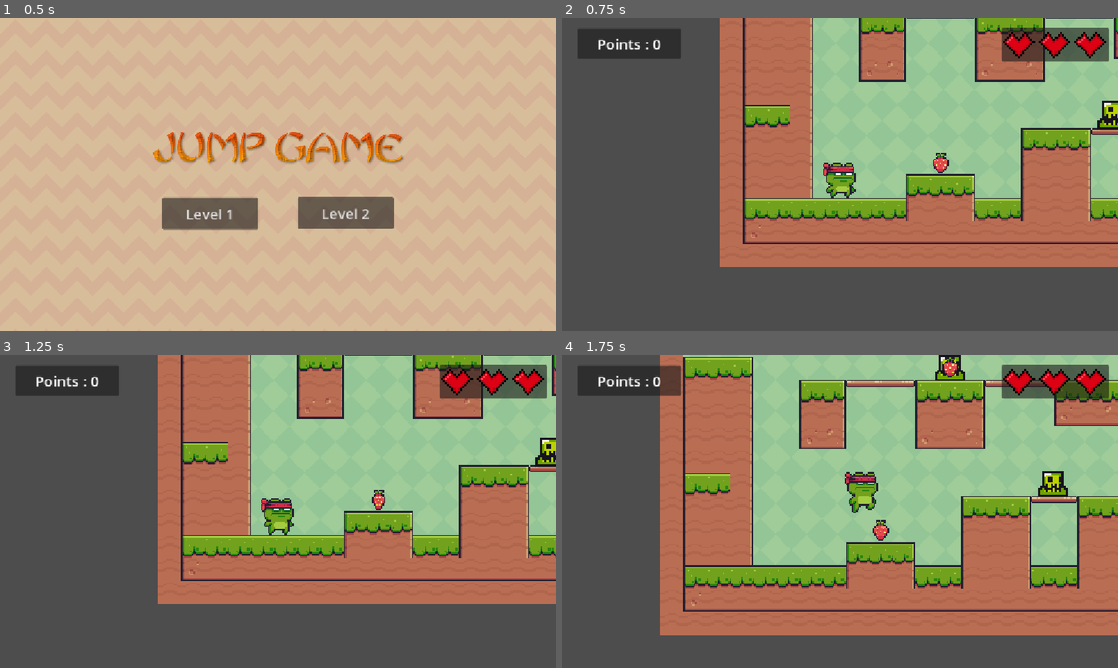
Above: before the commit, frames 1-4 (two rows, left to right).
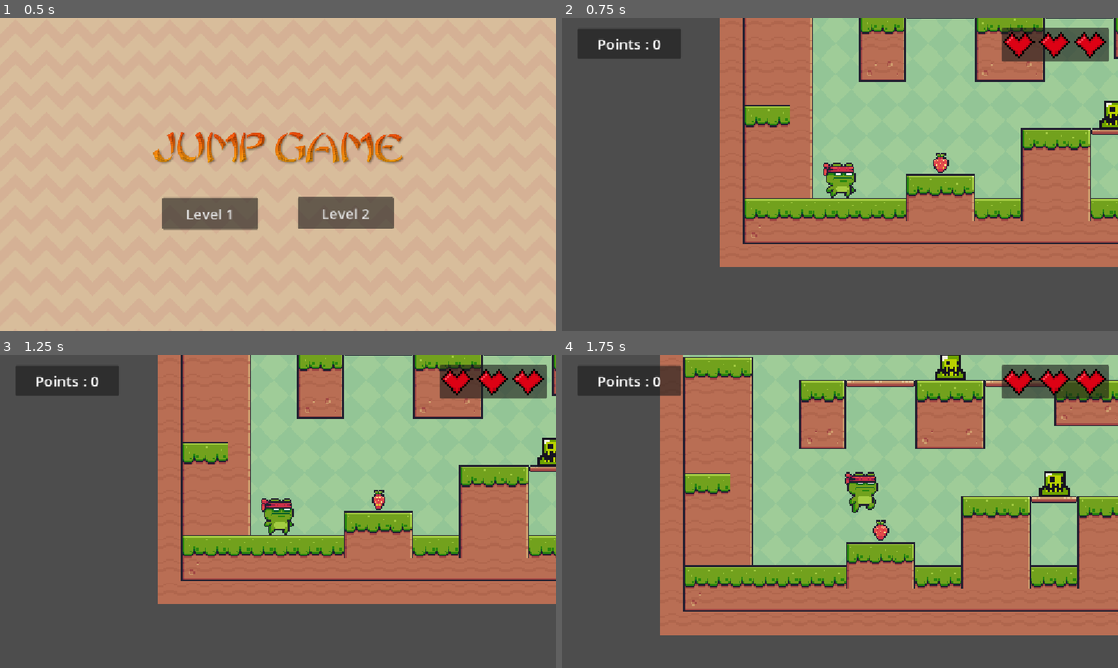
Above: after the commit, the same moments.

Repository: AbbYassine/My_Second
Game: Godot game, scene res://scenes/main_menu.tscn
The game is run twice, just before and just after one commit, with the same random seed, the same clock (stepped at 60 frames per second) and the same inputs.
Inputs:
- Up to frame 1 (0.5 s): no input
- Up to frame 2 (0.75 s): click "Level 1" at 0.5 s
- Up to frame 3 (1.25 s): no input
- Up to frame 4 (1.75 s): hold D (move_right) from 1.28 s (still down); tap Space (jump) at 1.52 s

Frame 1 is identical in both runs. In frame 2, 0.1% of the frame differs, in the area x 96-100%, y 26-36%; in frame 3, 0.1%; in frame 4, 0.4%, in the area x 67-92%, y 0-46%.

Commit message:
i need a pause from this shit

Diff:
--- a/scenes/level1.tscn
+++ b/scenes/level1.tscn
@@ -5,7 +5,6 @@
 [ext_resource type="Texture2D" uid="uid://cqn1g5hwackjm" path="res://assets/Terrain/Terrain (16x16).png" id="3_d3jkd"]
 [ext_resource type="PackedScene" uid="uid://bvjfg1ah8v3ni" path="res://scenes/player.tscn" id="4_u3awl"]
 [ext_resource type="PackedScene" uid="uid://ct886lrb7s7jb" path="res://scenes/straw_berrie.tscn" id="5_2ku1j"]
-[ext_resource type="Script" uid="uid://owo0rv68du44" path="res://scripts/slime.gd" id="6_2ku1j"]
 [ext_resource type="PackedScene" uid="uid://b0ndfr431qsno" path="res://scenes/spikes.tscn" id="6_f31uk"]
 [ext_resource type="PackedScene" uid="uid://qaowblj2g3dh" path="res://scenes/kill_zone.tscn" id="7_gnai3"]
 [ext_resource type="PackedScene" uid="uid://c30n1oe87vte3" path="res://scenes/end_tropphy.tscn" id="8_i8kv5"]
@@ -295,6 +294,13 @@
 texture = ExtResource("2_conm7")
 stretch_mode = 1
 
+[node name="Player" parent="SceneObjects" unique_id=453283765 instance=ExtResource("4_u3awl")]
+position = Vector2(201, 528)
+
+[node name="Camera2D" type="Camera2D" parent="SceneObjects/Player" unique_id=992539363]
+position_smoothing_enabled = true
+position_smoothing_speed = 7.0
+
 [node name="TileMap" type="TileMap" parent="SceneObjects" unique_id=1139160535]
 texture_filter = 1
 position = Vector2(1, 0)
@@ -302,24 +308,6 @@
 tile_set = SubResource("TileSet_jyhfs")
 format = 2
 layer_0/tile_data = PackedInt32Array(786432, 393216, 0, 786455, 524288, 1, 786454, 458752, 1, 786453, 393216, 1, 786452 …(7288 unchanged characters)…
-
-[node name="Player" parent="SceneObjects" unique_id=453283765 instance=ExtResource("4_u3awl")]
-position = Vector2(201, 528)
-
-[node name="Camera2D" type="Camera2D" parent="SceneObjects/Player" unique_id=992539363]
-position_smoothing_enabled = true
-position_smoothing_speed = 7.0
-
-[node name="Slimes" type="Node" parent="SceneObjects" unique_id=577688205]
-
-[node name="Slime" parent="SceneObjects/Slimes" unique_id=929235427 instance=ExtResource("11_u3awl")]
-position = Vector2(766, 380)
-
-[node name="Slime2" parent="SceneObjects/Slimes" unique_id=1528648391 instance=ExtResource("11_u3awl")]
-position = Vector2(553, 140)
-
-[node name="Slime3" parent="SceneObjects/Slimes" unique_id=407907056 instance=ExtResource("11_u3awl")]
-position = Vector2(1793, 91)
 
 [node name="collectables" type="Node" parent="SceneObjects" unique_id=1688253590]
 
@@ -446,3 +434,12 @@
 size_flags_horizontal = 4
 texture = ExtResource("10_d3jkd")
 expand_mode = 2
+
+[node name="Slime" parent="SceneObjects" unique_id=1129884298 instance=ExtResource("11_u3awl")]
+position = Vector2(770, 380.00003)
+
+[node name="Slime2" parent="SceneObjects" unique_id=483184362 instance=ExtResource("11_u3awl")]
+position = Vector2(554.00006, 139)
+
+[node name="Slime3" parent="SceneObjects" unique_id=2133761728 instance=ExtResource("11_u3awl")]
+position = Vector2(1729, 92)
--- a/scenes/slime.tscn
+++ b/scenes/slime.tscn
@@ -1,30 +1,27 @@
 [gd_scene format=3 uid="uid://dur17wdst37vx"]
 
 [ext_resource type="Texture2D" uid="uid://cpt6huwi0vs76" path="res://assets/Other/slime_green.png" id="1_371uh"]
-[ext_resource type="Script" uid="uid://kblor4o3nuua" path="res://scripts/ennemies_kill_zone.gd" id="2_p2gj0"]
+[ext_resource type="PackedScene" uid="uid://qaowblj2g3dh" path="res://scenes/kill_zone.tscn" id="2_p2gj0"]
 
-[sub_resource type="AtlasTexture" id="AtlasTexture_p2gj0"]
+[sub_resource type="AtlasTexture" id="AtlasTexture_n6pvg"]
 atlas = ExtResource("1_371uh")
 region = Rect2(0, 24, 24, 24)
 
-[sub_resource type="AtlasTexture" id="AtlasTexture_n6pvg"]
+[sub_resource type="AtlasTexture" id="AtlasTexture_pjw23"]
 atlas = ExtResource("1_371uh")
 region = Rect2(24, 24, 24, 24)
 
-[sub_resource type="AtlasTexture" id="AtlasTexture_pjw23"]
+[sub_resource type="AtlasTexture" id="AtlasTexture_2npkn"]
 atlas = ExtResource("1_371uh")
 region = Rect2(48, 24, 24, 24)
 
-[sub_resource type="AtlasTexture" id="AtlasTexture_2npkn"]
+[sub_resource type="AtlasTexture" id="AtlasTexture_fd6lc"]
 atlas = ExtResource("1_371uh")
 region = Rect2(72, 24, 24, 24)
 
-[sub_resource type="SpriteFrames" id="SpriteFrames_fd6lc"]
+[sub_resource type="SpriteFrames" id="SpriteFrames_gstla"]
 animations = [{
 "frames": [{
-"duration": 1.0,
-"texture": SubResource("AtlasTexture_p2gj0")
-}, {
 "duration": 1.0,
 "texture": SubResource("AtlasTexture_n6pvg")
 }, {
@@ -33,38 +30,40 @@
 }, {
 "duration": 1.0,
 "texture": SubResource("AtlasTexture_2npkn")
+}, {
+"duration": 1.0,
+"texture": SubResource("AtlasTexture_fd6lc")
 }],
 "loop": true,
-"name": &"default",
+"name": &"idel",
 "speed": 7.0
 }]
 
-[sub_resource type="RectangleShape2D" id="RectangleShape2D_gstla"]
-size = Vector2(23, 33)
+[sub_resource type="RectangleShape2D" id="RectangleShape2D_v5wyi"]
+size = Vector2(42, 29)
 
-[sub_resource type="RectangleShape2D" id="RectangleShape2D_n6pvg"]
-size = Vector2(30, 36)
+[sub_resource type="RectangleShape2D" id="RectangleShape2D_p2gj0"]
+size = Vector2(41.333336, 28.666666)
 
-[node name="Slime" type="CharacterBody2D" unique_id=297487336]
+[node name="Slime" type="Node2D" unique_id=483184362]
 scale = Vector2(1.5, 1.5)
 
-[node name="AnimatedSprite2D" type="AnimatedSprite2D" parent="." unique_id=500973075]
+[node name="AnimatedSprite2D" type="AnimatedSprite2D" parent="." unique_id=2084753690]
 texture_filter = 1
 scale = Vector2(3, 3)
-sprite_frames = SubResource("SpriteFrames_fd6lc")
-autoplay = "default"
-frame_progress = 0.8252166
+sprite_frames = SubResource("SpriteFrames_gstla")
+animation = &"idel"
+autoplay = "idel"
+frame_progress = 0.714545
 
-[node name="CollisionShape2D" type="CollisionShape2D" parent="." unique_id=1932104994]
-position = Vector2(-0.5, 19.5)
-shape = SubResource("RectangleShape2D_gstla")
+[node name="killZone" parent="." unique_id=1127226179 instance=ExtResource("2_p2gj0")]
 
-[node name="ennemies_KillZone" type="Area2D" parent="." unique_id=1676297701]
-collision_mask = 2
-script = ExtResource("2_p2gj0")
+[node name="CollisionShape2D" type="CollisionShape2D" parent="killZone" unique_id=287587832]
+position = Vector2(0, 21.5)
+shape = SubResource("RectangleShape2D_v5wyi")
 
-[node name="CollisionShape2D" type="CollisionShape2D" parent="ennemies_KillZone" unique_id=718035570]
-position = Vector2(-0.3333335, 18)
-shape = SubResource("RectangleShape2D_n6pvg")
+[node name="hitbox" type="Area2D" parent="." unique_id=116610697]
 
-[connection signal="body_entered" from="ennemies_KillZone" to="ennemies_KillZone" method="_on_body_entered"]
+[node name="CollisionShape2D" type="CollisionShape2D" parent="." unique_id=1523493458]
+position = Vector2(0, 21.666668)
+shape = SubResource("RectangleShape2D_p2gj0")
Not shown, added: scripts/ennemies_kill_zone.gd.uid
